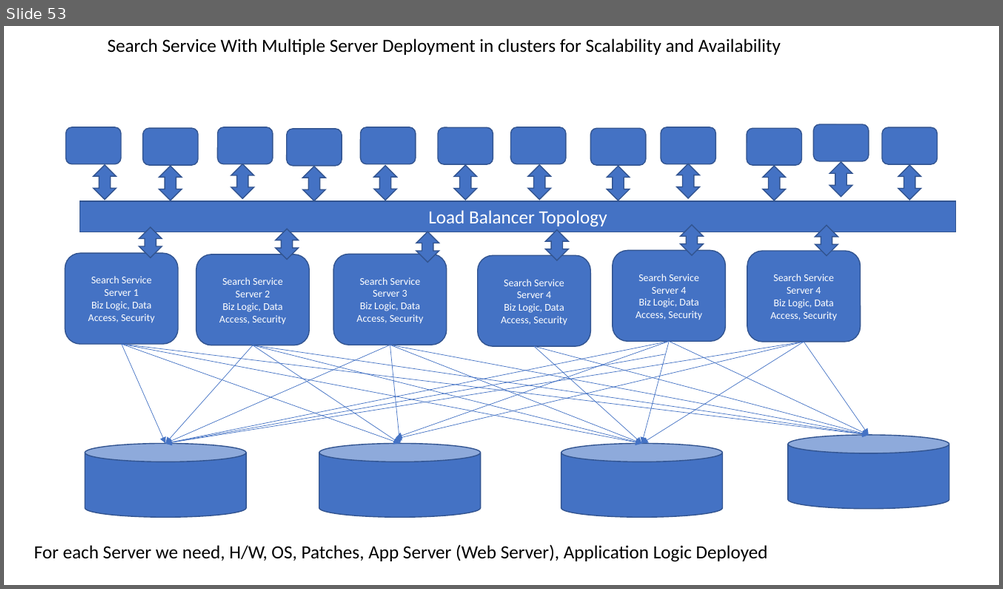
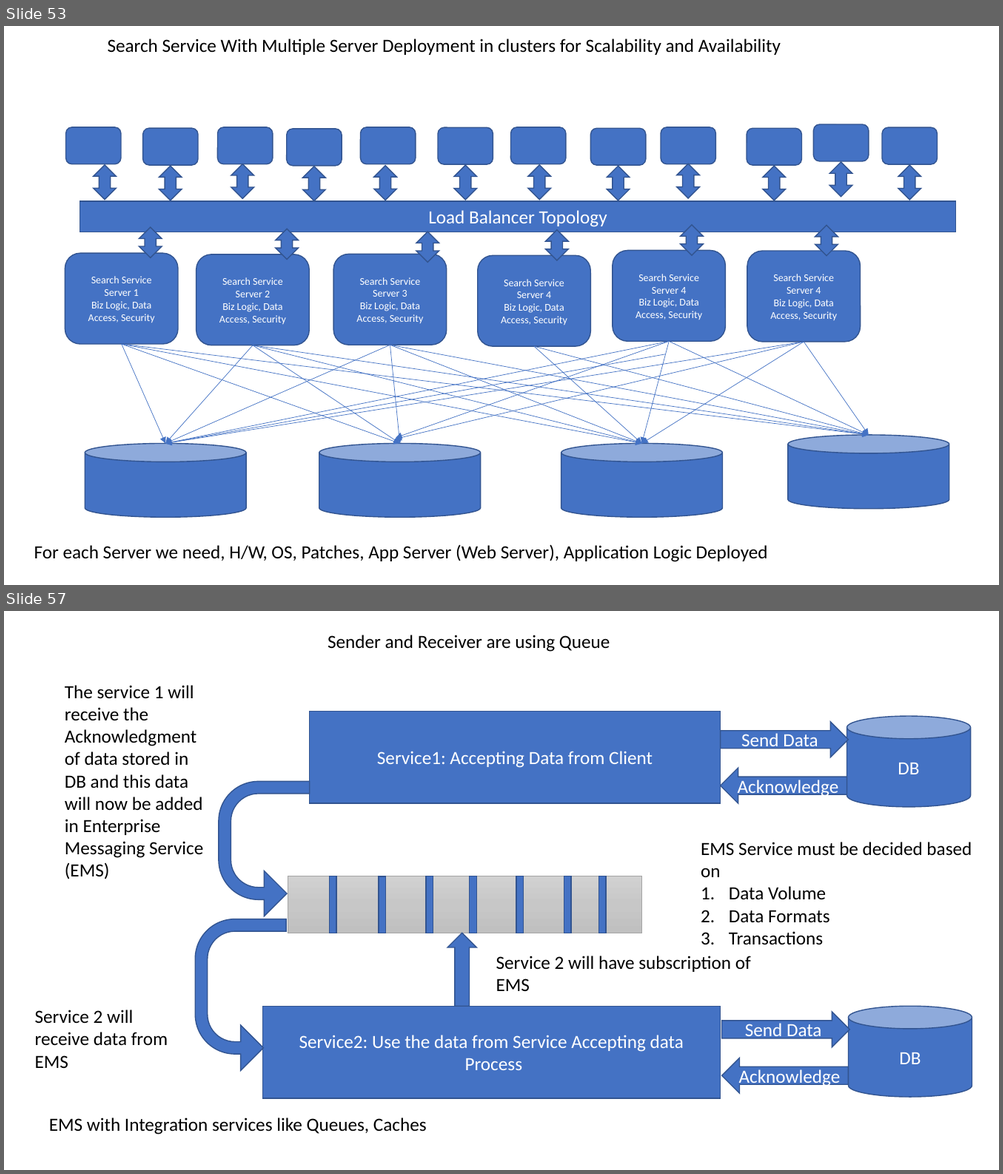
Before and after one commit to maheshsabnis/blazemarch2021, a slide deck: SpotPPTs.pptx. Shown one above the other, each under a label of ours: slide 53 before the commit, slides 53 and 57 after it; the slides between them are not shown. The pictures are 1003x589 and 1003x1174 pixels, drawn with LibreOffice and Linux fonts; fonts in the diff are those of the drawing. Boxes give left, top, right and bottom in pixels: in the first picture for what was removed or moved away, otherwise in the second. Text is boxed around its words. In the diff, an @@ line names an element or a change of style, - is before the commit and + after.

```diff
--- a/SpotPPTs.pptx
+++ b/SpotPPTs.pptx
@@ slide 57 added at (4,611,999,1170), background #FFFFFF @@
@@ text added at (327,635,609,652), 18 pt, text #000000 @@
+Sender and Receiver are using Queue
@@ text added at (65,685,203,880), 18 pt, text #000000 @@
+The service 1 will receive the Acknowledgment of data stored in DB and this data will now be added in Enterprise Messaging Service (EMS)
@@ rectangle added at (310,711,720,803), fill #4472C4, outline #325491 1 pt, 18 pt, text #FFFFFF @@
+Service1: Accepting Data from Client
@@ cylinder added at (847,716,971,807), fill #4472C4, outline #325491 1 pt, 18 pt, text #FFFFFF @@
+DB
@@ right arrow added at (720,722,848,758), fill #4472C4, outline #325491 1 pt, 18 pt, text #FFFFFF @@
+Send Data
@@ uturn arrow added at (219,781,310,917), fill #4472C4, outline #325491 1 pt @@
@@ left arrow added at (720,768,847,803), fill #4472C4, outline #325491 1 pt, 18 pt, text #FFFFFF @@
+Acknowledge
@@ text added at (700,842,971,945), 18 pt, text #000000 @@
+EMS Service must be decided based on
+1. Data Volume
+2. Data Formats
+3. Transactions
@@ rectangle added at (287,877,641,934), fill gradient #D2D2D2 to #C8C8C8 to #C0C0C0, outline #A5A5A5 0.5 pt @@
@@ rectangle added at (330,877,337,934), fill #4472C4, outline #325491 1 pt @@
@@ rectangle added at (378,877,386,934), fill #4472C4, outline #325491 1 pt @@
@@ rectangle added at (427,877,434,934), fill #4472C4, outline #325491 1 pt @@
@@ rectangle added at (469,877,477,934), fill #4472C4, outline #325491 1 pt @@
@@ rectangle added at (517,877,524,934), fill #4472C4, outline #325491 1 pt @@
@@ rectangle added at (563,877,571,934), fill #4472C4, outline #325491 1 pt @@
@@ rectangle added at (599,877,606,934), fill #4472C4, outline #325491 1 pt @@
@@ uturn arrow added at (195,920,286,1071), fill #4472C4, outline #325491 1 pt @@
@@ up arrow added at (447,934,476,1006), fill #4472C4, outline #325491 1 pt @@
@@ text added at (496,956,751,991), 18 pt, text #000000 @@
+Service 2 will have subscription of EMS
@@ text added at (35,1010,168,1068), 18 pt, text #000000 @@
+Service 2 will receive data from EMS
@@ rectangle added at (263,1006,720,1099), fill #4472C4, outline #325491 1 pt, 18 pt, text #FFFFFF @@
+Service2: Use the data from Service Accepting data
+Process
@@ cylinder added at (848,1006,972,1097), fill #4472C4, outline #325491 1 pt, 18 pt, text #FFFFFF @@
+DB
@@ right arrow added at (722,1012,849,1048), fill #4472C4, outline #325491 1 pt, 18 pt, text #FFFFFF @@
+Send Data
@@ left arrow added at (722,1059,848,1094), fill #4472C4, outline #325491 1 pt, 18 pt, text #FFFFFF @@
+Acknowledge
@@ text added at (49,1118,427,1135), 18 pt, text #000000 @@
+EMS with Integration services like Queues, Caches
```
Also in this commit, not shown: 1 slide changed, 7 other slides added, 30 other files.
